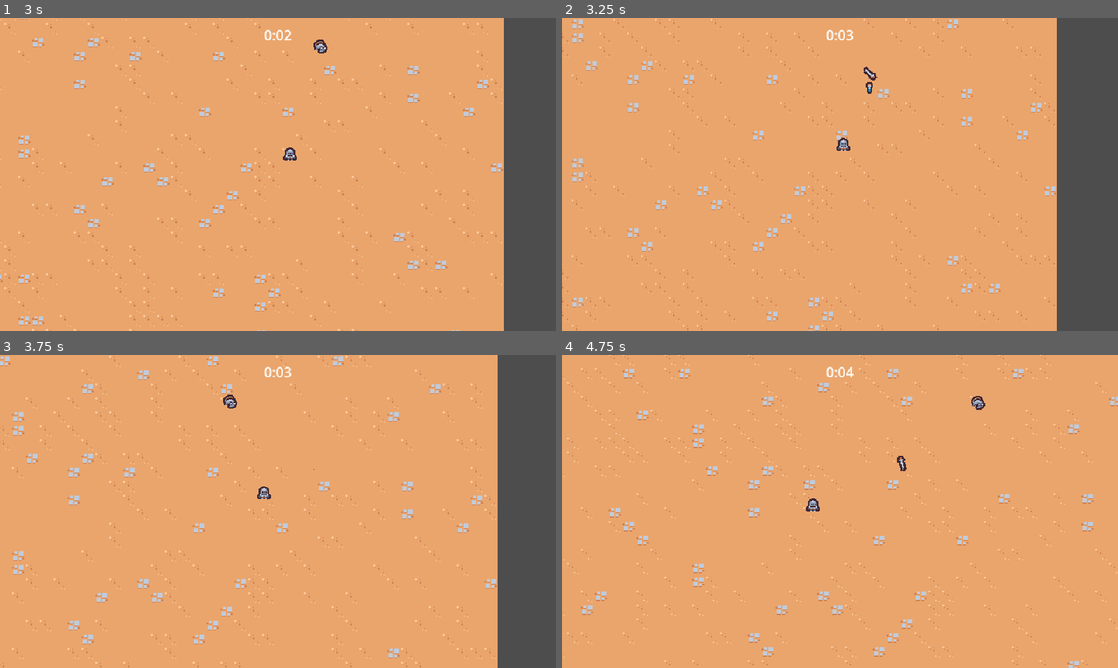
Above: before the commit, frames 1-4 (two rows, left to right).
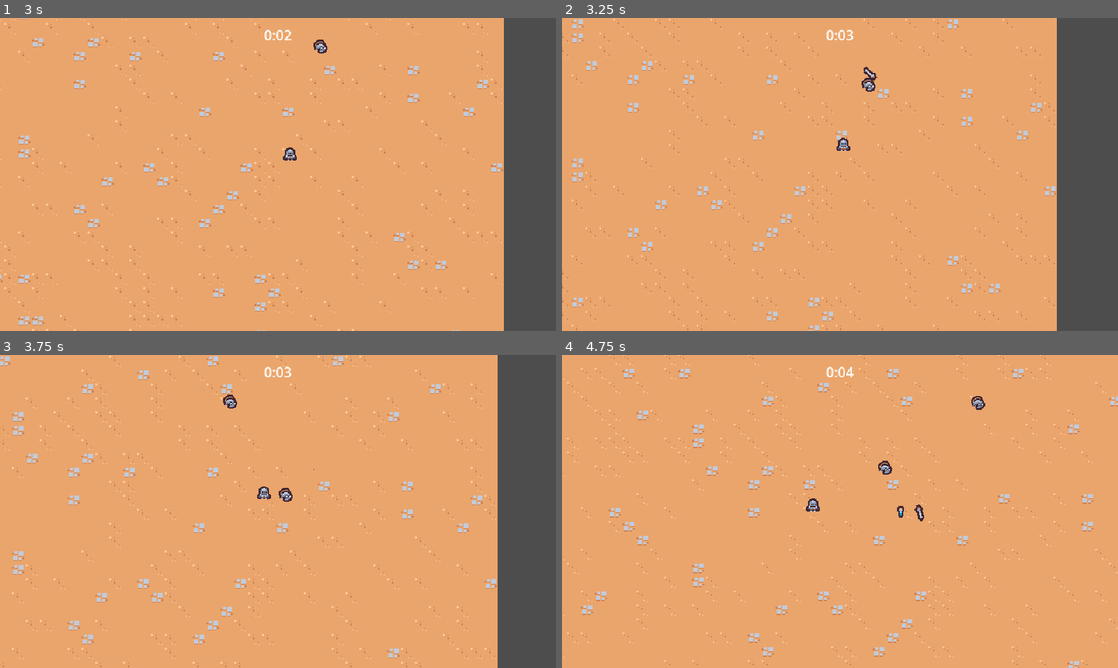
Above: after the commit, the same moments.

Repository: officer47p/2d-survivors-game
Game: Godot game, scene res://scenes/main/main.tscn
Same seed, same stepped clock (60 frames per second), same inputs: the game is played once before the commit and once after it.
Inputs:
- Up to frame 1 (3 s): hold D (move_right) 0.53-1.28 s; hold S (move_down) 1.28-2.03 s; hold D (move_right) 2.03-2.78 s; hold W (move_up) from 2.78 s (still down)
- Up to frame 2 (3.25 s): keep holding W (move_up)
- Up to frame 3 (3.75 s): release W (move_up) at 3.53 s; hold A (move_left) from 3.53 s (still down)
- Up to frame 4 (4.75 s): keep holding A (move_left)

Frame 1 is identical in both runs. In frame 2, less than 0.1% of the frame differs, in the area x 53-57%, y 19-25%; in frame 3, less than 0.1%; in frame 4, 0.2%, in the area x 56-66%, y 32-54%.

Commit message:
I actually didn't fully understand the system, but it was damage system

Diff:
--- /dev/null
+++ b/scenes/ability/sword_ability/sword_ability.gd
@@ -0,0 +1,4 @@
+extends Node2D
+class_name SwordAbility
+
+@onready var hitbox_component: HitboxComponent = $HitboxComponent
--- a/scenes/ability/sword_ability/sword_ability.tscn
+++ b/scenes/ability/sword_ability/sword_ability.tscn
@@ -1,6 +1,8 @@
 [gd_scene format=3 uid="uid://clfw53akc6k7"]
 
+[ext_resource type="Script" uid="uid://bsfjtekopkkmx" path="res://scenes/ability/sword_ability/sword_ability.gd" id="1_t8g1f"]
 [ext_resource type="Texture2D" uid="uid://7a8d5cua4t6y" path="res://scenes/ability/sword_ability/sword.png" id="1_upg5g"]
+[ext_resource type="PackedScene" uid="uid://c5rki31spwgb5" path="res://scenes/component/hitbox_component.tscn" id="2_abpad"]
 
 [sub_resource type="Animation" id="Animation_upg5g"]
 length = 0.001
@@ -31,7 +33,7 @@
 tracks/2/type = "value"
 tracks/2/imported = false
 tracks/2/enabled = true
-tracks/2/path = NodePath("Area2D/CollisionShape2D:disabled")
+tracks/2/path = NodePath("HitboxComponent/CollisionShape2D:disabled")
 tracks/2/interp = 1
 tracks/2/loop_wrap = true
 tracks/2/keys = {
@@ -85,7 +87,7 @@
 tracks/3/type = "value"
 tracks/3/imported = false
 tracks/3/enabled = true
-tracks/3/path = NodePath("Area2D/CollisionShape2D:disabled")
+tracks/3/path = NodePath("HitboxComponent/CollisionShape2D:disabled")
 tracks/3/interp = 1
 tracks/3/loop_wrap = true
 tracks/3/keys = {
@@ -101,10 +103,11 @@
 &"swing": SubResource("Animation_abpad")
 }
 
-[sub_resource type="RectangleShape2D" id="RectangleShape2D_upg5g"]
+[sub_resource type="RectangleShape2D" id="RectangleShape2D_abpad"]
 size = Vector2(30, 30)
 
 [node name="SwordAbility" type="Node2D" unique_id=1682415541]
+script = ExtResource("1_t8g1f")
 
 [node name="Sprite2D" type="Sprite2D" parent="." unique_id=1932831582]
 texture = ExtResource("1_upg5g")
@@ -114,11 +117,9 @@
 libraries/ = SubResource("AnimationLibrary_t8g1f")
 autoplay = &"swing"
 
-[node name="Area2D" type="Area2D" parent="." unique_id=1927798767]
-collision_layer = 5
-collision_mask = 0
+[node name="HitboxComponent" parent="." unique_id=1160813250 instance=ExtResource("2_abpad")]
 
-[node name="CollisionShape2D" type="CollisionShape2D" parent="Area2D" unique_id=209126312]
+[node name="CollisionShape2D" type="CollisionShape2D" parent="HitboxComponent" unique_id=1553130447]
 position = Vector2(15, 0)
-shape = SubResource("RectangleShape2D_upg5g")
+shape = SubResource("RectangleShape2D_abpad")
 disabled = true
--- a/scenes/ability/sword_ability_controller/sword_ability_controller.gd
+++ b/scenes/ability/sword_ability_controller/sword_ability_controller.gd
@@ -3,6 +3,7 @@
 const MAX_RANGE = 150
 
 @export var sword_ability: PackedScene
+var damage = 5
 
 
 func _ready() -> void:
@@ -27,8 +28,9 @@
 		return a_distance < b_distance
 	)
 
-	var sword_instance = sword_ability.instantiate() as Node2D
+	var sword_instance = sword_ability.instantiate() as SwordAbility
 	player.get_parent().add_child(sword_instance)
+	sword_instance.hitbox_component.damage = damage
 	sword_instance.global_position = enemies[0].global_position
 	sword_instance.global_position += Vector2.RIGHT.rotated((randf_range(0, TAU))) * 4
 
--- /dev/null
+++ b/scenes/component/hitbox_component.gd
@@ -0,0 +1,4 @@
+extends Area2D
+class_name HitboxComponent
+
+var damage = 0
--- /dev/null
+++ b/scenes/component/hitbox_component.tscn
@@ -0,0 +1,8 @@
+[gd_scene format=3 uid="uid://c5rki31spwgb5"]
+
+[ext_resource type="Script" uid="uid://c3mybaa1lsadq" path="res://scenes/component/hitbox_component.gd" id="1_ncncx"]
+
+[node name="HitboxComponent" type="Area2D" unique_id=1160813250]
+collision_layer = 5
+collision_mask = 0
+script = ExtResource("1_ncncx")
--- /dev/null
+++ b/scenes/component/hurtbox_component.gd
@@ -0,0 +1,18 @@
+extends Area2D
+
+class_name HurtboxComponent
+
+@export var health_component: Node
+
+func _ready() -> void:
+	area_entered.connect(on_area_entered)
+
+func on_area_entered(other_area: Area2D):
+	if not other_area is HitboxComponent:
+		return
+
+	if health_component == null:
+		return
+
+	var hitbox_component = other_area as HitboxComponent
+	health_component.damage(hitbox_component.damage)
--- /dev/null
+++ b/scenes/component/hurtbox_component.tscn
@@ -0,0 +1,8 @@
+[gd_scene format=3 uid="uid://dw05runkpqn0m"]
+
+[ext_resource type="Script" uid="uid://gvb7jx62lqcx" path="res://scenes/component/hurtbox_component.gd" id="1_f4yta"]
+
+[node name="HurtboxComponent" type="Area2D" unique_id=604486751]
+collision_layer = 0
+collision_mask = 4
+script = ExtResource("1_f4yta")
--- a/scenes/game_object/enemy/basic_enemy.gd
+++ b/scenes/game_object/enemy/basic_enemy.gd
@@ -3,10 +3,6 @@
 const MAX_SPEED = 75
 
 @onready var health_component: HealthComponent = $HealthComponent
-
-# Called when the node enters the scene tree for the first time.
-func _ready() -> void:
-	$Area2D.area_entered.connect(on_area_entered)
 
 
 # Called every frame. 'delta' is the elapsed time since the previous frame.
@@ -20,7 +16,3 @@
 	if player_node != null:
 		return (player_node.global_position - global_position).normalized()
 	return Vector2.ZERO
-
-
-func on_area_entered(other_area: Area2D):
-	health_component.damage(100)
--- a/scenes/game_object/enemy/basic_enemy.tscn
+++ b/scenes/game_object/enemy/basic_enemy.tscn
@@ -4,8 +4,9 @@
 [ext_resource type="Script" uid="uid://ckmi5n5lrngbl" path="res://scenes/game_object/enemy/basic_enemy.gd" id="1_obku4"]
 [ext_resource type="PackedScene" uid="uid://bm3td8dwo6841" path="res://scenes/component/health_component.tscn" id="2_qhecu"]
 [ext_resource type="PackedScene" uid="uid://cvjfuwaefgxjw" path="res://scenes/component/vial_drop_component.tscn" id="3_gu7lt"]
+[ext_resource type="PackedScene" uid="uid://dw05runkpqn0m" path="res://scenes/component/hurtbox_component.tscn" id="4_obnpu"]
 
-[sub_resource type="CircleShape2D" id="CircleShape2D_obku4"]
+[sub_resource type="CircleShape2D" id="CircleShape2D_obnpu"]
 radius = 12.0
 
 [sub_resource type="CircleShape2D" id="CircleShape2D_mgruy"]
@@ -21,13 +22,12 @@
 [node name="VialDropComponent" parent="." unique_id=244008312 node_paths=PackedStringArray("health_component") instance=ExtResource("3_gu7lt")]
 health_component = NodePath("../HealthComponent")
 
-[node name="Area2D" type="Area2D" parent="." unique_id=738773985]
-collision_layer = 0
-collision_mask = 4
+[node name="HurtboxComponent" parent="." unique_id=604486751 node_paths=PackedStringArray("health_component") instance=ExtResource("4_obnpu")]
+health_component = NodePath("../HealthComponent")
 
-[node name="CollisionShape2D" type="CollisionShape2D" parent="Area2D" unique_id=669446332]
+[node name="CollisionShape2D" type="CollisionShape2D" parent="HurtboxComponent" unique_id=2054146903]
 position = Vector2(0, -5)
-shape = SubResource("CircleShape2D_obku4")
+shape = SubResource("CircleShape2D_obnpu")
 
 [node name="Sprite2D" type="Sprite2D" parent="." unique_id=1640263563]
 texture = ExtResource("1_mgruy")
Not shown, added: scenes/ability/sword_ability/sword_ability.gd.uid
Not shown, added: scenes/component/hitbox_component.gd.uid
Not shown, added: scenes/component/hurtbox_component.gd.uid
